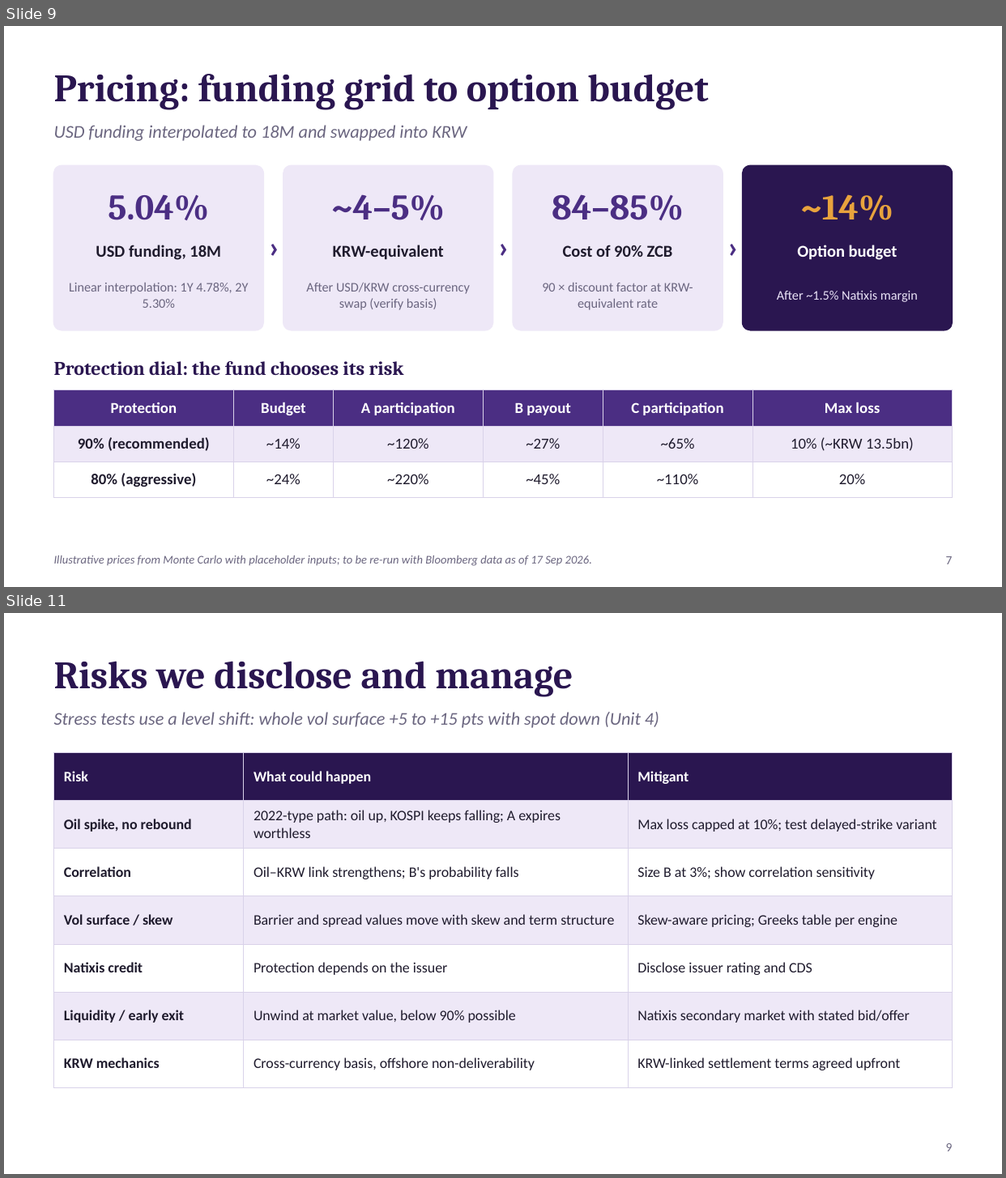
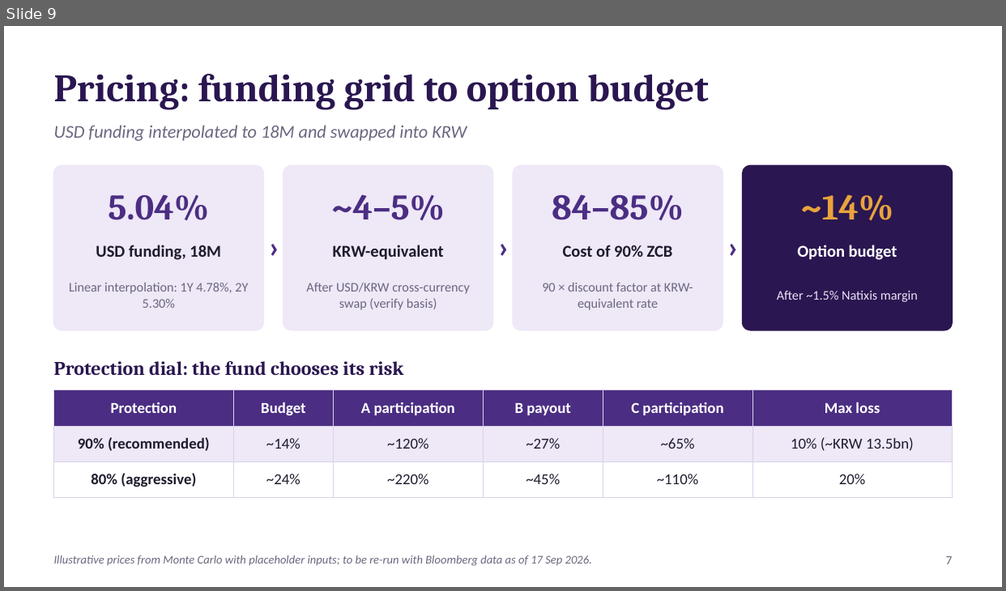
Before and after one commit to benjaminlhl/natixis-case-comp, a slide deck: deck/K-Dislocation-Note.pptx. Shown one above the other, each under a label of ours: slides 9 and 11 before the commit, slide 9 after it; the slides between them are not shown. The pictures are 1006x1178 and 1006x591 pixels, drawn with LibreOffice and Linux fonts; fonts in the diff are those of the drawing. Boxes give left, top, right and bottom in pixels: in the first picture for what was removed or moved away, otherwise in the second. Text is boxed around its words. In the diff, an @@ line names an element or a change of style, - is before the commit and + after.

```diff
--- a/deck/K-Dislocation-Note.pptx
+++ b/deck/K-Dislocation-Note.pptx
@@ slide 11 removed at (4,613,1002,1174), background #FFFFFF @@
@@ text removed at (54,661,573,696) @@
-Risks we disclose and manage
@@ text removed at (54,712,659,728) @@
-Stress tests use a level shift: whole vol surface +5 to +15 pts with spot down (Unit 4)
@@ table removed at (54,752,952,1074), 7 rows, 3 columns @@
-Risk | What could happen | Mitigant
-Oil spike, no rebound | 2022-type path: oil up, KOSPI keeps falling; A expires worthless | Max loss capped at 10%; test delayed-strike variant
-Correlation | Oil–KRW link strengthens; B's probability falls | Size B at 3%; show correlation sensitivity
-Vol surface / skew | Barrier and spread values move with skew and term structure | Skew-aware pricing; Greeks table per engine
-Natixis credit | Protection depends on the issuer | Disclose issuer rating and CDS
-Liquidity / early exit | Unwind at market value, below 90% possible | Natixis secondary market with stated bid/offer
-KRW mechanics | Cross-currency basis, offshore non-deliverability | KRW-linked settlement terms agreed upfront
@@ text removed at (946,1144,953,1152) @@
-9
```
Also in this commit, not shown: 3 slides changed, 2 slides added, 1 other slide removed, 4 other files.
